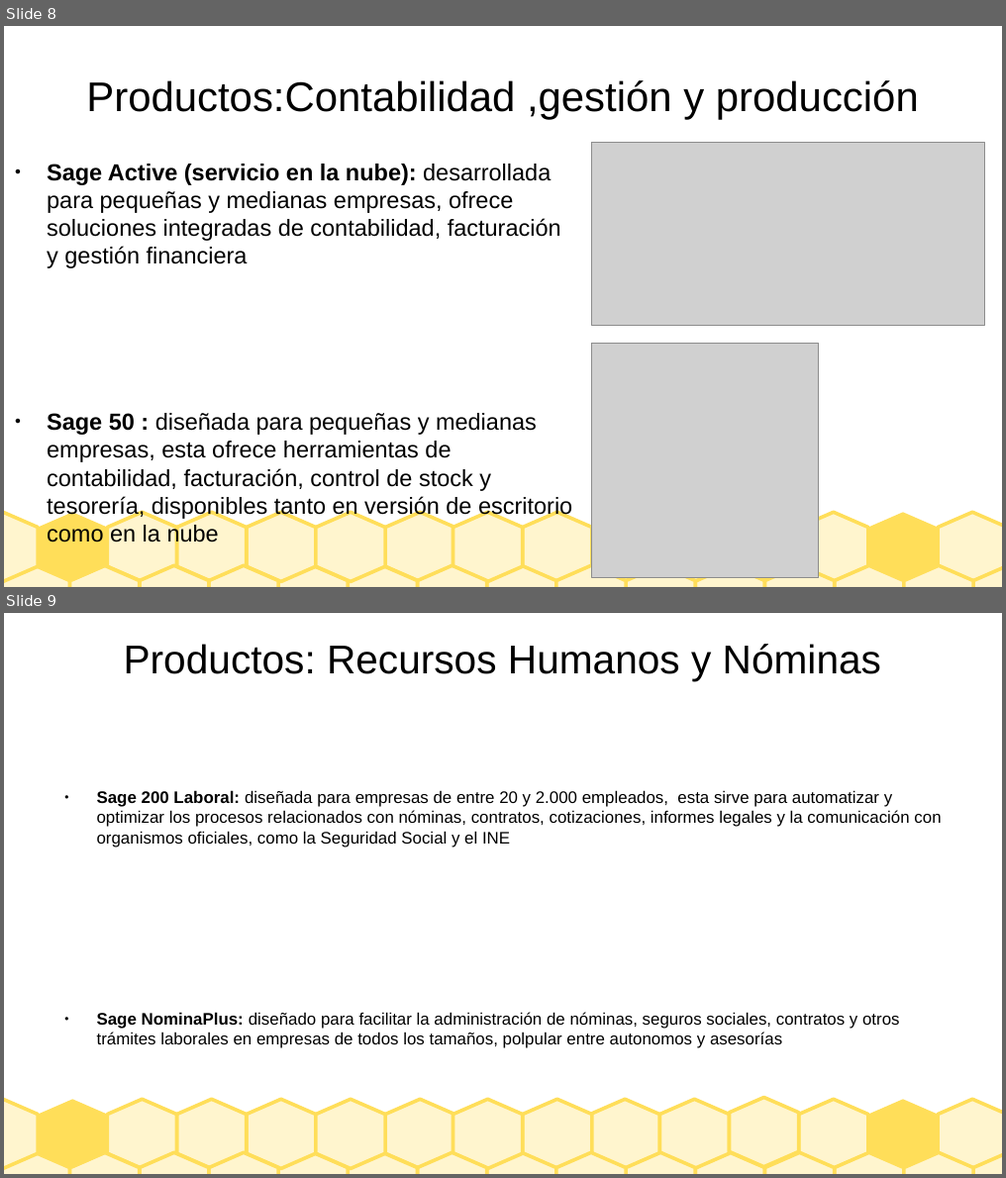
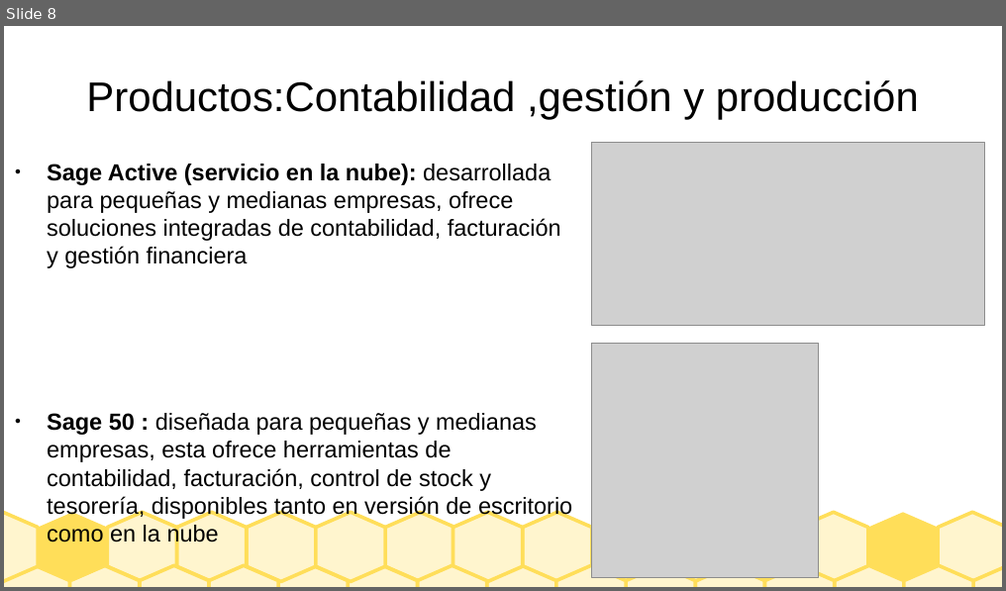
Before and after one commit to Borja-68/asignaturas, a slide deck: sistemas empresa/Presentacion_SAGE.odp. Shown one above the other, each under a label of ours: slides 8 and 9 before the commit, slide 8 after it. The pictures are 1006x1178 and 1006x591 pixels, drawn with LibreOffice and Linux fonts; fonts in the diff are those of the drawing; grey boxes stand for pictures. Boxes give left, top, right and bottom in pixels: in the first picture for what was removed or moved away, otherwise in the second. Text is boxed around its words. In the diff, an @@ line names an element or a change of style, - is before the commit and + after.

```diff
--- a/sistemas empresa/Presentacion_SAGE.odp
+++ b/sistemas empresa/Presentacion_SAGE.odp
@@ slide 9 removed at [4,613,1002,1174], background #FFFFFF; not listed: 30 template elements that a slide beside it also shows @@
@@ title removed at [124,644,881,681] @@
-Productos: Recursos Humanos y Nóminas
@@ text removed at [97,790,941,1049] @@
-● Sage 200 Laboral: diseñada para empresas de entre 20 y 2.000 empleados, esta sirve para automatizar y optimizar los procesos relacionados con nóminas, contratos, cotizaciones, informes legales y la comunicación con organismos oficiales, como la Seguridad Social y el INE
-● Sage NominaPlus: diseñado para facilitar la administración de nóminas, seguros sociales, contratos y otros trámites laborales en empresas de todos los tamaños, polpular entre autonomos y asesorías
-● Sage Hr (servicio en la nube) 3€ por empleado/mes
```
Also in this commit, not shown: 1 slide changed, 5 slides added.
